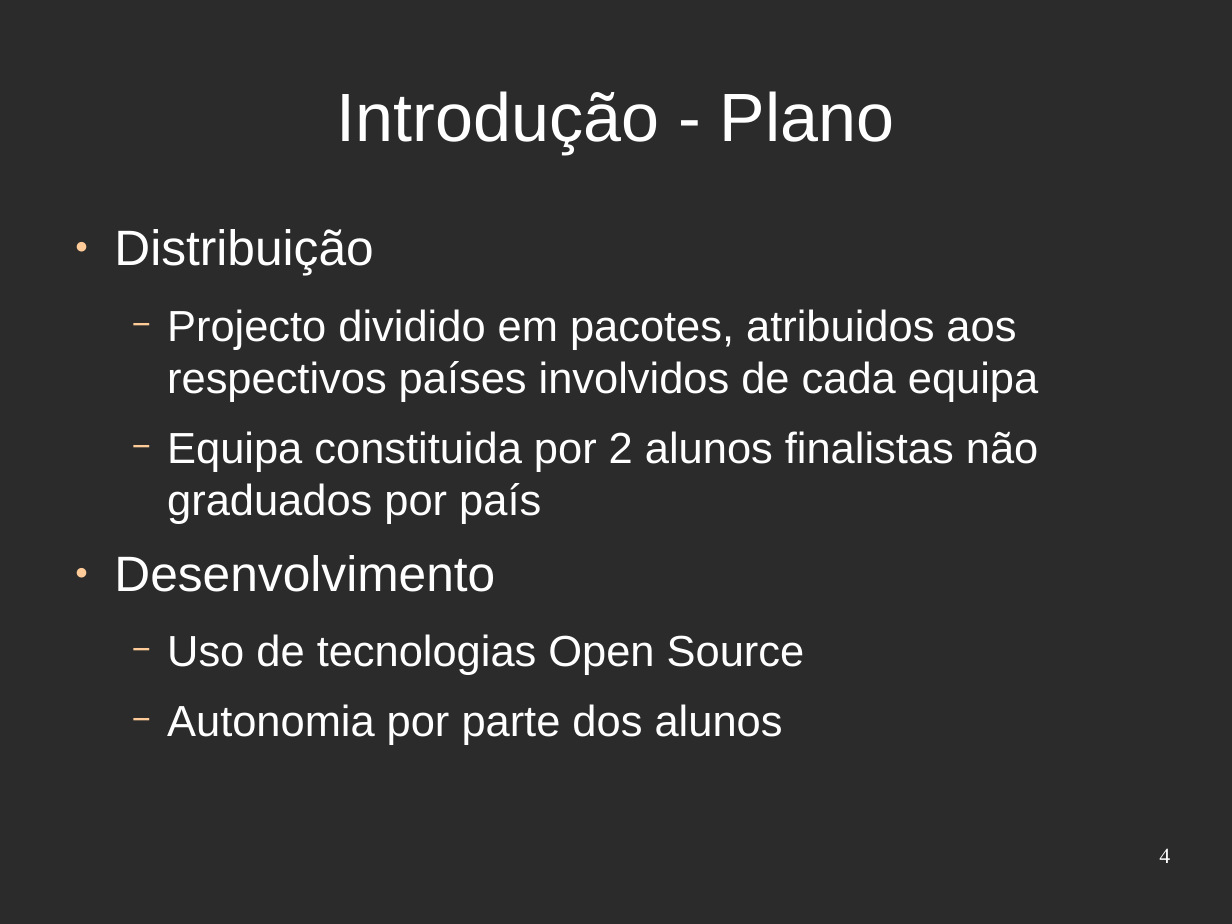
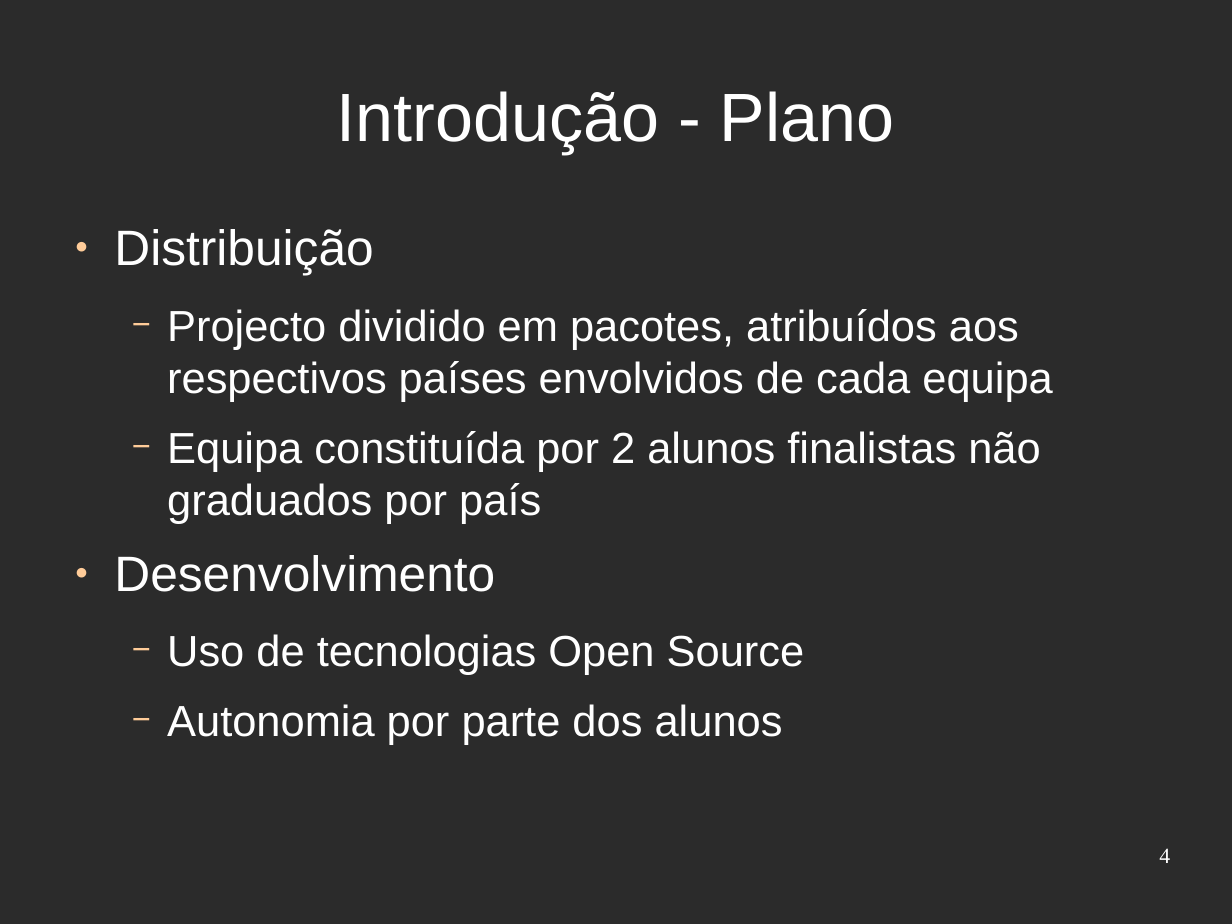
Before and after one commit to djjorjinho/mutworange_2011, a slide deck: slide 4 of documents/presentation/apresentacao_portugal.odp. Drawn at 1232x924 pixels with LibreOffice and Linux fonts; fonts in the diff are those of the drawing; background and template pictures are left out; a plain dark background stands for a picture behind light text. Boxes give left, top, right and bottom in pixels: in the first picture for what was removed or moved away, otherwise in the second. Text is boxed around its words. In the diff, an @@ line names an element or a change of style, - is before the commit and + after.

```diff
--- a/documents/presentation/apresentacao_portugal.odp
+++ b/documents/presentation/apresentacao_portugal.odp
@@ text at <box>167,309,1052,524</box>: text changed @@
-  − Projecto dividido em pacotes, atribuidos aos respectivos países involvidos de cada equipa
-  − Equipa constituida por 2 alunos finalistas não graduados por país
+  − Projecto dividido em pacotes, atribuídos aos respectivos países envolvidos de cada equipa
+  − Equipa constituída por 2 alunos finalistas não graduados por país
```
Also in this commit, not shown: 1 other slide changed, 2 slides added, 1 slide removed.
